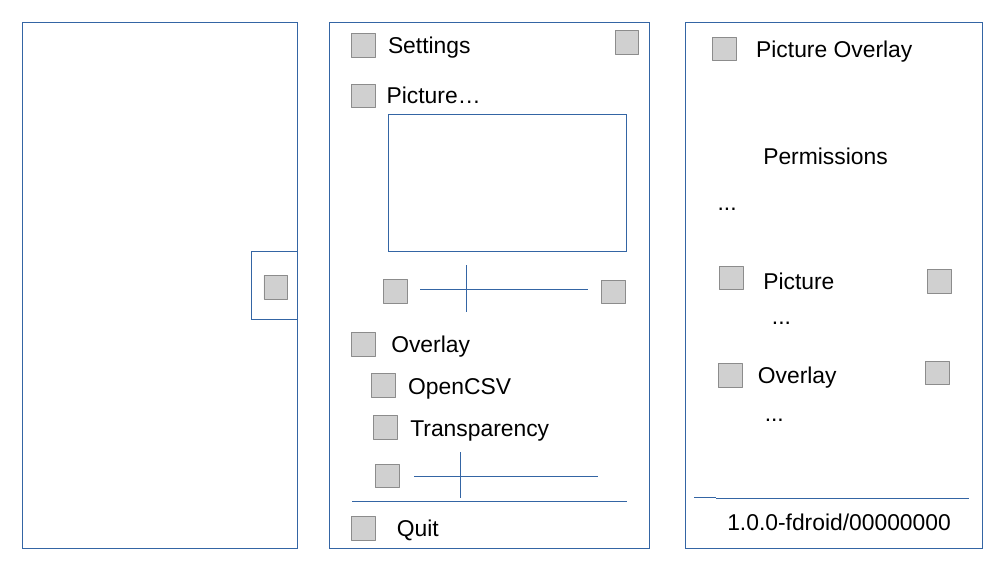
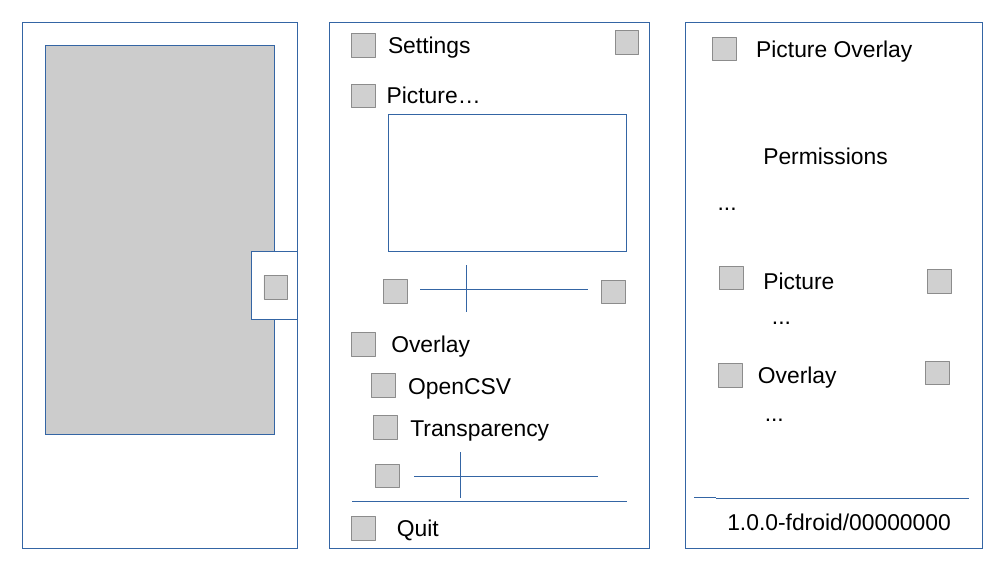
Before and after one commit to jameshnsears/Picture-Overlay, a slide deck: slide 1 of misc/design/ui.odp. Drawn at 1008x567 pixels with LibreOffice and Linux fonts; fonts in the diff are those of the drawing; grey boxes stand for pictures. Boxes give left, top, right and bottom in pixels: in the first picture for what was removed or moved away, otherwise in the second. Text is boxed around its words. In the diff, an @@ line names an element or a change of style, - is before the commit and + after.

Commit message:
possible ui

```diff
--- a/misc/design/ui.odp
+++ b/misc/design/ui.odp
@@ rectangle added at <box>46,46,274,434</box>, fill #CCCCCC, outline #3465A4 0 pt @@
```
